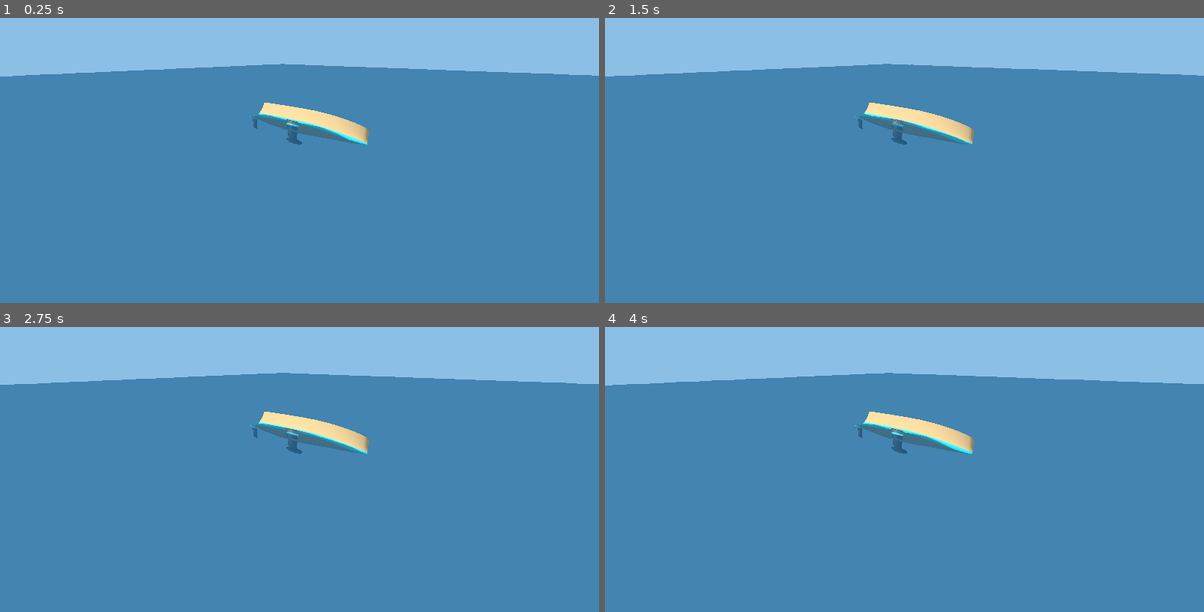
Above: before the commit, frames 1-4 (two rows, left to right).
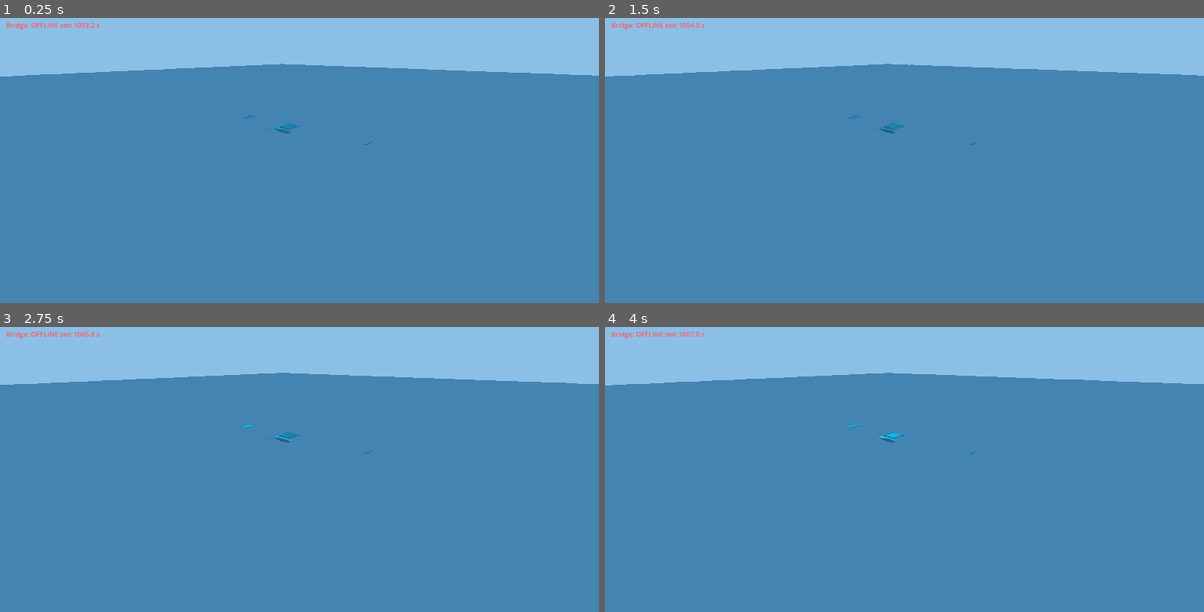
Above: after the commit, the same moments.

Repository: BergStefanBerlin/SegelPhysik
Game: Godot game, scene res://scenes/main.tscn
The game is run twice, just before and just after one commit, with the same random seed, the same clock (stepped at 60 frames per second) and the same inputs.
Inputs (mouse positions are in pixels of both pictures, inside the frame that each line leads up to):
- Up to frame 1 (0.25 s): no input
- Up to frame 2 (1.5 s): tap Enter at 0.5 s; move the mouse to (1036, 117) at 0.52 s; hold Right 0.53-1.28 s; hold R 0.53-1.28 s; click (1036, 117) at 0.67 s; move the mouse to (784, 151) at 1.27 s; hold Left from 1.28 s (still down); tap R at 1.35 s
- Up to frame 3 (2.75 s): tap Space at 2 s; move the mouse to (359, 369) at 2.02 s; release Left at 2.03 s; hold Right from 2.03 s (still down); hold R from 2.03 s (still down)
- Up to frame 4 (4 s): tap Enter at 2.75 s; move the mouse to (874, 512) at 2.77 s; release R at 2.78 s; tap R at 2.85 s; click (874, 512) at 2.92 s; move the mouse to (1084, 495) at 3.52 s; release Right at 3.53 s; hold Left from 3.53 s (still down); hold R from 3.53 s (still down)

The runs differ from the first frame. In frame 1, 1.7% of the frame differs, in the area x 1-63%, y 1-45%; in frame 2, 1.7%; in frame 3, 1.7%; in frame 4, 1.7%.
Error before the commit: Invalid call. Nonexistent function 'set_send_address' in base 'PacketPeerUDP'. (res://scripts/main.gd:271)
Error after the commit: Invalid call. Nonexistent function 'set_send_address' in base 'PacketPeerUDP'. (res://scripts/main.gd:286)

Commit message:
Viewer: Update User Interface

Diff:
--- a/viewer/scripts/main.gd
+++ b/viewer/scripts/main.gd
@@ -26,6 +26,10 @@
 var fm := 1200.0
 var send_acc := 0.0
 var hud: Label
+var cam_node: Camera3D
+var wasser_node: MeshInstance3D
+var bridge_label: Label
+var letzte_pkt_ms: int = -1000000
 
 func _ready() -> void:
     udp = PacketPeerUDP.new()
@@ -54,6 +58,7 @@
     var cam := Camera3D.new()
     cam.set_script(load("res://scripts/orbit_cam.gd"))
     add_child(cam)
+    cam_node = cam
     cam.make_current()
     var wasser := MeshInstance3D.new()
     var plane := PlaneMesh.new()
@@ -65,6 +70,7 @@
     wm.shader = load("res://shaders/water.gdshader")
     wasser.material_override = wm
     add_child(wasser)
+    wasser_node = wasser
 
 func _hull_mat(c: Color) -> ShaderMaterial:
     var m := ShaderMaterial.new()
@@ -79,6 +85,7 @@
     var hull := MeshInstance3D.new()
     if ResourceLoader.exists("res://yacht_hull.obj"):
         hull.mesh = load("res://yacht_hull.obj")
+        hull.rotation_degrees = Vector3(-90, 0, 0)
     else:
         var box := BoxMesh.new()
         box.size = Vector3(9, 1.6, 2.96)
@@ -88,6 +95,7 @@
     var keel := MeshInstance3D.new()
     if ResourceLoader.exists("res://yacht_keel.obj"):
         keel.mesh = load("res://yacht_keel.obj")
+        keel.rotation_degrees = Vector3(-90, 0, 0)
     else:
         var box2 := BoxMesh.new()
         box2.size = Vector3(1.0, 1.6, 0.3)
@@ -118,6 +126,10 @@
     hud.position = Vector2(12, 10)
     hud.add_theme_font_size_override("font_size", 15)
     layer.add_child(hud)
+    bridge_label = Label.new()
+    bridge_label.position = Vector2(12, 104)
+    bridge_label.add_theme_font_size_override("font_size", 13)
+    layer.add_child(bridge_label)
 
 func _pfeil_neu(farbe: Color, gestrichelt: bool) -> Node3D:
     var root := Node3D.new()
@@ -177,12 +189,15 @@
         var data = JSON.parse_string(udp.get_packet().get_string_from_utf8())
         if data == null:
             continue
+        letzte_pkt_ms = Time.get_ticks_msec()
         if data.has("pose"):
             var po = data["pose"]
             var pos := Vector3(po["pos"][0], po["pos"][1], po["pos"][2])
             var qt = po["quat"]
             var quat := Quaternion(qt[0], qt[1], qt[2], qt[3])
             yacht.transform = Transform3D(Basis(quat), pos)
+            if cam_node != null:
+                cam_node.set("ziel", pos)
         if data.has("forces"):
             _kraefte_zeichnen(data["forces"])
         if data.has("flow"):
@@ -277,3 +292,13 @@
 func _process(delta: float) -> void:
     _empfangen()
     _eingabe(delta)
+    if wasser_node != null and yacht != null:
+        wasser_node.position = Vector3(yacht.position.x, 0.0, yacht.position.z)
+    if bridge_label != null:
+        var alter := (Time.get_ticks_msec() - letzte_pkt_ms) / 1000.0
+        if alter < 0.5:
+            bridge_label.text = "Bridge: OK (%.0f Hz)" % (1.0 / max(delta, 0.001))
+            bridge_label.modulate = Color(0.3, 1.0, 0.3)
+        else:
+            bridge_label.text = "Bridge: OFFLINE seit %.1f s" % alter
+            bridge_label.modulate = Color(1.0, 0.35, 0.35)
Not shown, added: viewer/scripts/main.gd.uid
Not shown, added: viewer/scripts/orbit_cam.gd.uid
Not shown, added: viewer/shaders/hull.gdshader.uid
Not shown, added: viewer/shaders/water.gdshader.uid
Not shown, added: viewer/yacht_hull.obj.import
Not shown, added: viewer/yacht_keel.obj.import
Not shown, changed: viewer_bridge.py
